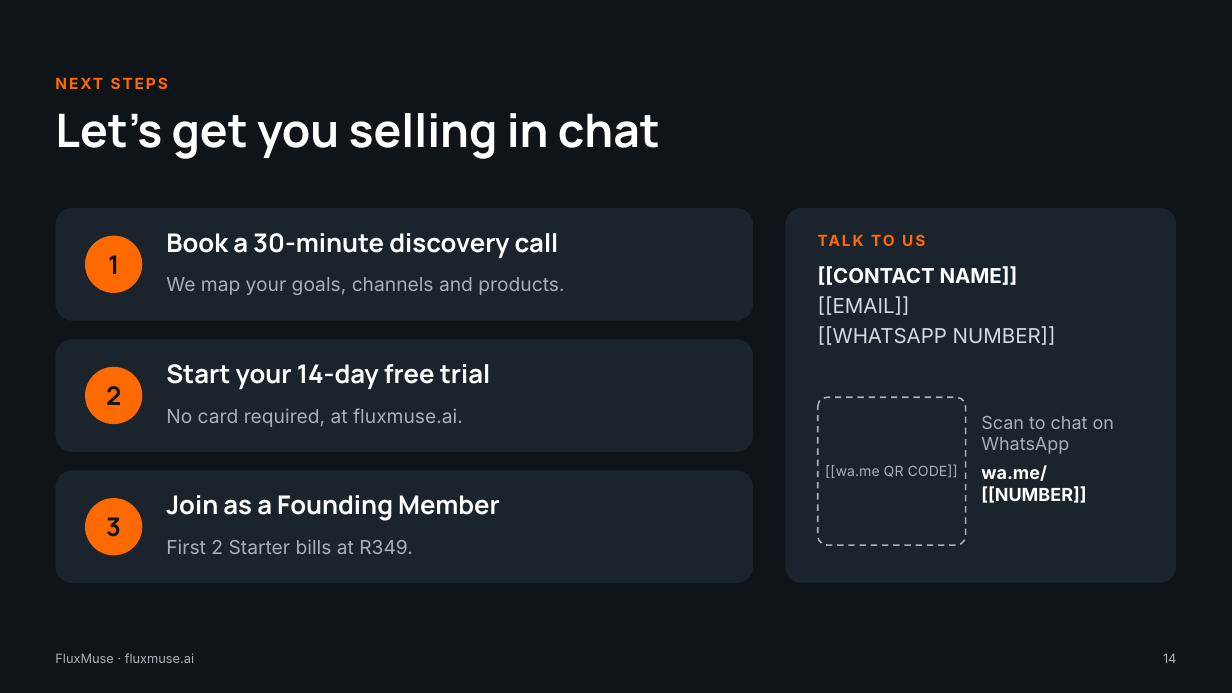
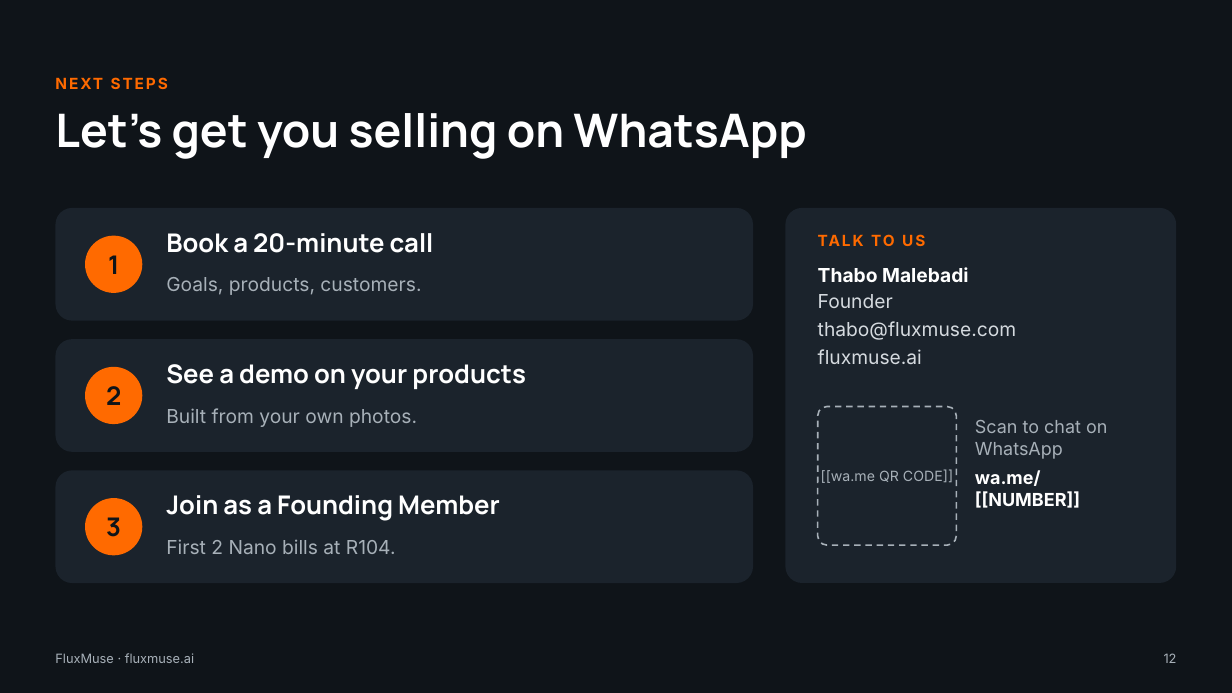
Before and after one commit to embizo/fluxmuse, a slide deck: slide 12 of docs/go-to-market/02_Brand_Pitch_Deck/FluxMuse_Pitch_Solo_Entrepreneurs.pptx (slide 14 before the commit). Drawn at 1232x693 pixels with LibreOffice and Linux fonts; fonts in the diff are those of the drawing. Boxes give left, top, right and bottom in pixels: in the first picture for what was removed or moved away, otherwise in the second. Text is boxed around its words. In the diff, an @@ line names an element or a change of style, - is before the commit and + after.

```diff
--- a/docs/go-to-market/02_Brand_Pitch_Deck/FluxMuse_Pitch_Solo_Entrepreneurs.pptx
+++ b/docs/go-to-market/02_Brand_Pitch_Deck/FluxMuse_Pitch_Solo_Entrepreneurs.pptx
@@ text at [55, 113, 806, 159]: text changed @@
-Let's get you selling in chat
+Let's get you selling on WhatsApp
@@ text at [166, 233, 434, 253]: text changed @@
-Book a 30-minute discovery call
+Book a 20-minute call
@@ text at [818, 267, 1016, 364]: text changed; size 16 to 15 pt @@
-[[CONTACT NAME]]
-[[EMAIL]]
-[[WHATSAPP NUMBER]]
+Thabo Malebadi
+Founder
+thabo@fluxmuse.com
+fluxmuse.ai
@@ text at [166, 277, 421, 295]: text changed @@
-We map your goals, channels and products.
+Goals, products, customers.
@@ text at [166, 364, 525, 389]: text changed @@
-Start your 14-day free trial
+See a demo on your products
@@ text at [166, 408, 417, 427]: text changed @@
-No card required, at fluxmuse.ai.
+Built from your own photos.
@@ text "[[wa.me QR CODE]]": place and size @@
-text "[[wa.me QR CODE]]" at [825, 464, 958, 478]
+text "[[wa.me QR CODE]]" at [821, 469, 953, 483]
@@ rounded rectangle: place and size @@
-rounded rectangle at [818, 397, 966, 545]
+rounded rectangle at [818, 407, 957, 545]
@@ rounded rectangle at [818, 407, 957, 545]: proportions changed @@
@@ text "Scan to chat on WhatsApp": place and size @@
-text "Scan to chat on WhatsApp" at [981, 416, 1114, 503]
+text "Scan to chat on WhatsApp" at [975, 420, 1107, 508]
@@ text at [166, 539, 396, 554]: text changed @@
-First 2 Starter bills at R349.
+First 2 Nano bills at R104.
@@ page number at [1164, 653, 1177, 663]: text changed @@
-14
+12
```
Also in this commit, not shown: 6 other slides changed, 6 slides added, 8 slides removed, 8 other files.
